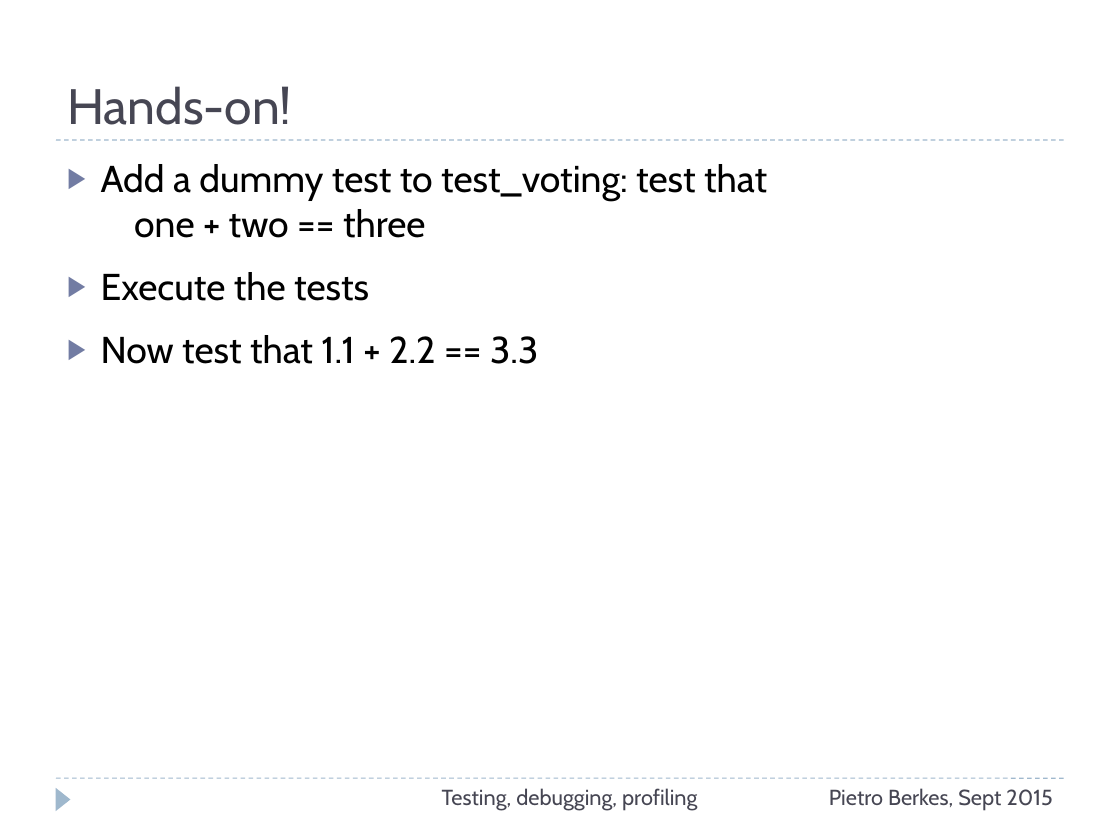
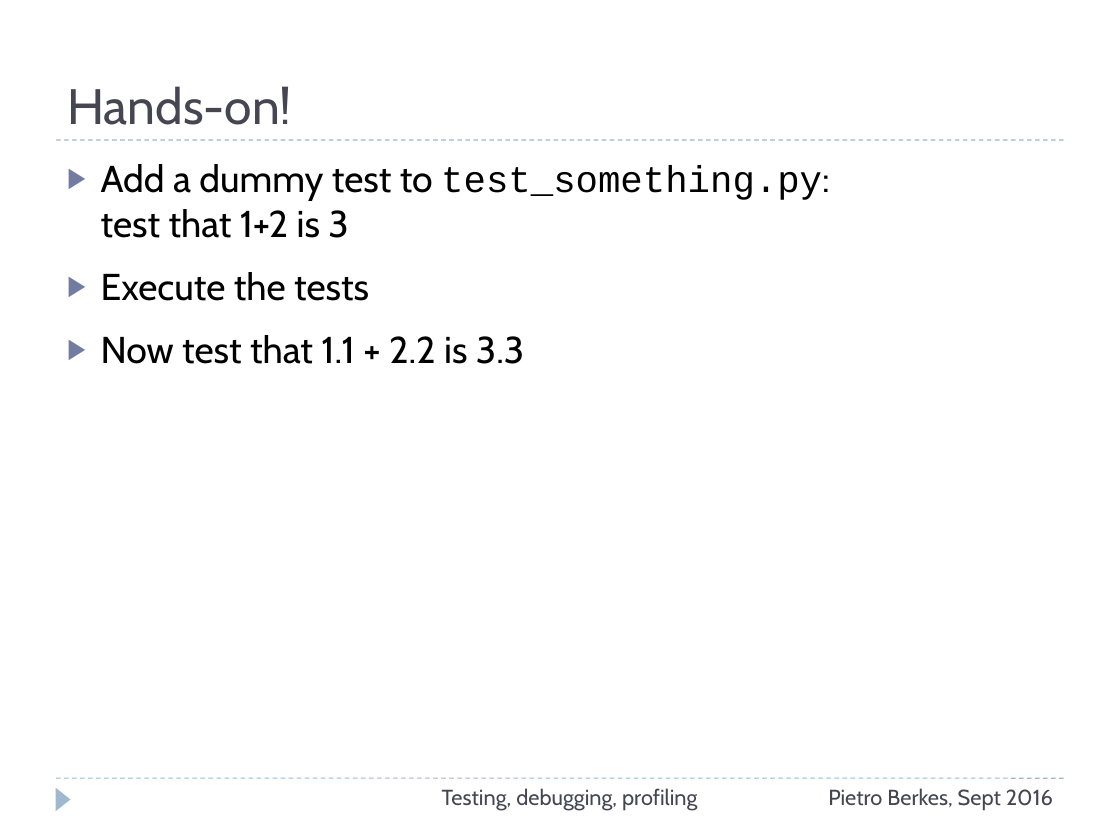
Before and after one commit to ASPP/testing_debugging_profiling, a slide deck: slide 26 of testing-debugging-profiling.pptx (slide 24 before the commit). Drawn at 1120x840 pixels with LibreOffice and Linux fonts; fonts in the diff are those of the drawing. Boxes give left, top, right and bottom in pixels: in the first picture for what was removed or moved away, otherwise in the second. Text is boxed around its words. In the diff, an @@ line names an element or a change of style, - is before the commit and + after.

```diff
--- a/testing-debugging-profiling.pptx
+++ b/testing-debugging-profiling.pptx
@@ text at (101,164,829,238): text changed @@
-▶ Add a dummy test to test_voting: test that
-  one + two == three
+▶ Add a dummy test to test_something.py:
+  test that 1+2 is 3
@@ text at (101,335,524,364): text changed @@
-▶ Now test that 1.1 + 2.2 == 3.3
+▶ Now test that 1.1 + 2.2 is 3.3
@@ text at (828,788,1053,811): text changed @@
-Pietro Berkes, Sept 2015
+Pietro Berkes, Sept 2016
```
Also in this commit, not shown: 75 other slides changed, 4 slides added, 2 slides removed, 1 other file.
